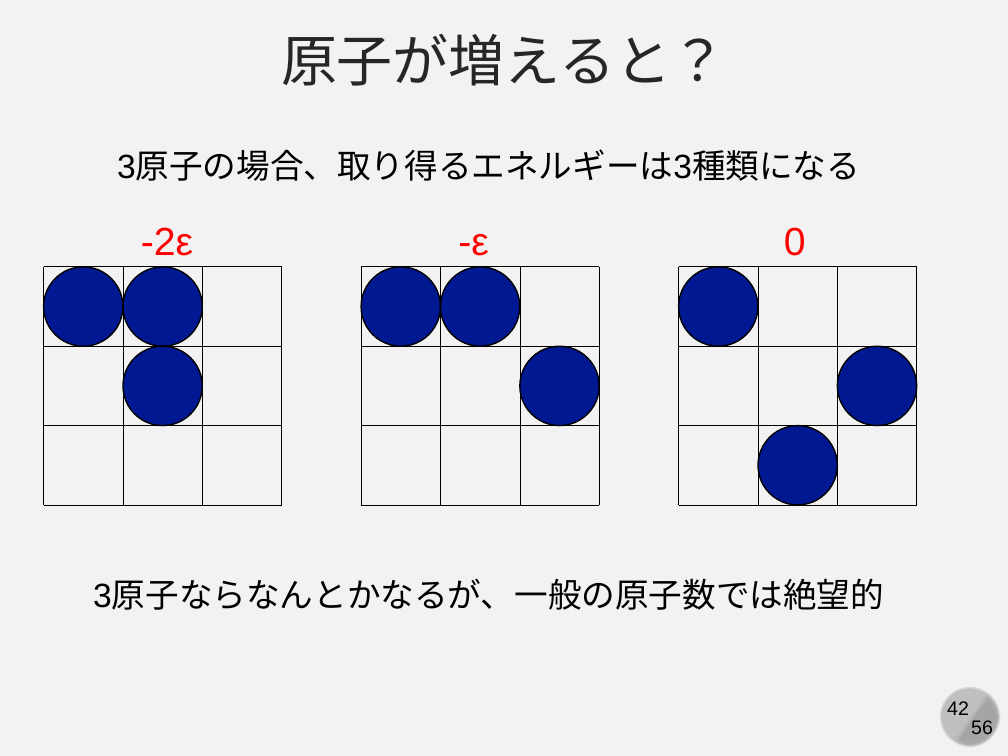
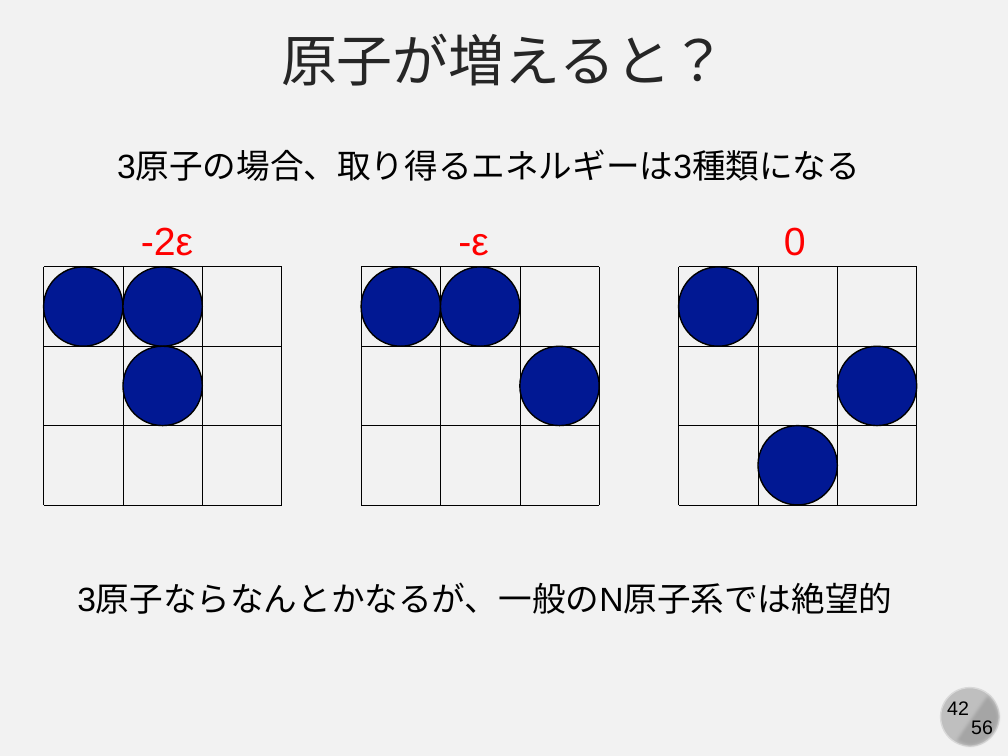
Before and after one commit to kaityo256/simulation_engineering, a slide deck: slide 42 of 02_mc_basic/simulation02.pptx. Drawn at 1008x756 pixels with LibreOffice and Linux fonts; fonts in the diff are those of the drawing. Boxes give left, top, right and bottom in pixels: in the first picture for what was removed or moved away, otherwise in the second. Text is boxed around its words. In the diff, an @@ line names an element or a change of style, - is before the commit and + after.

```diff
--- a/02_mc_basic/simulation02.pptx
+++ b/02_mc_basic/simulation02.pptx
@@ text at [77,584,892,614]: text changed @@
-3原子ならなんとかなるが、一般の原子数では絶望的
+3原子ならなんとかなるが、一般のN原子系では絶望的
```
Also in this commit, not shown: 12 other slides changed.
